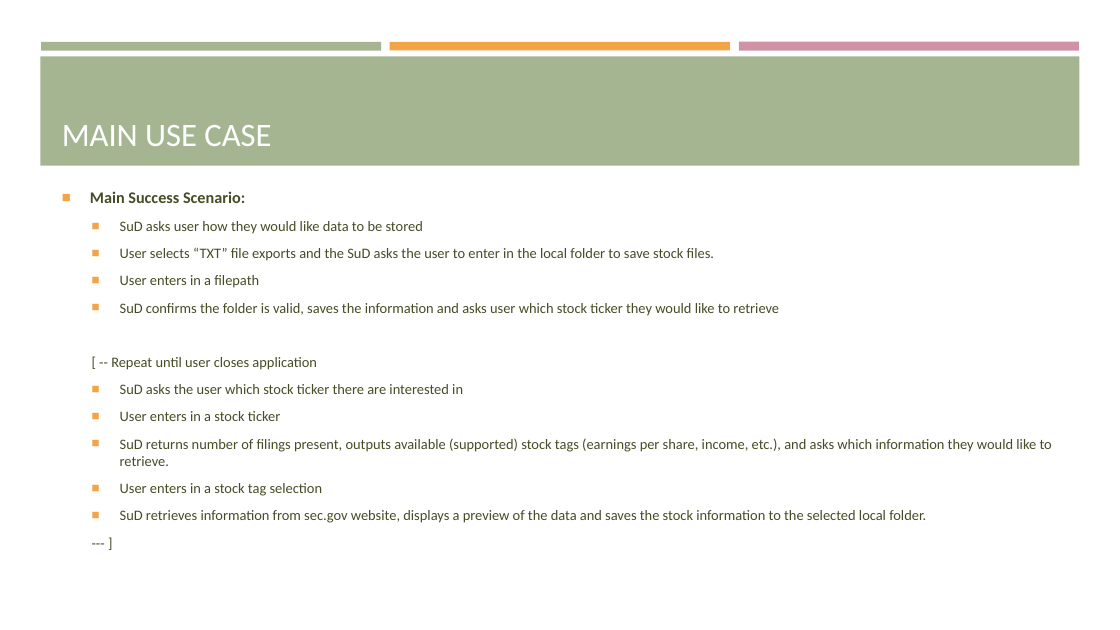
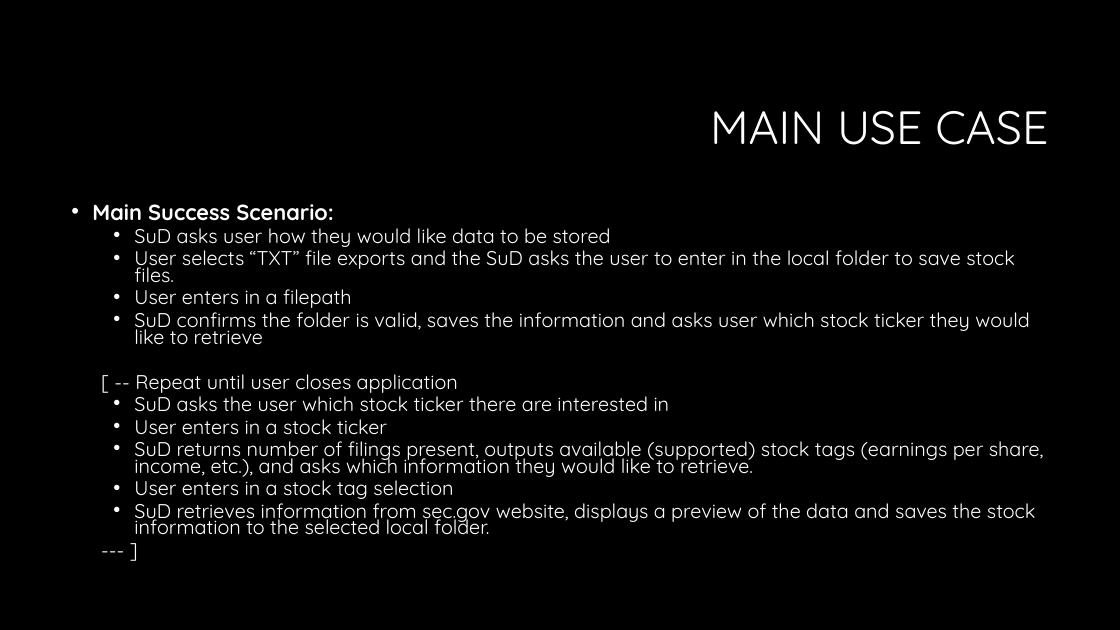
Before and after one commit to hedeen/tp_2_stockmate, a slide deck: slide 4 of tp_2_stockmate/documentation/TP_2_2_Presentation_StockMate.pptx (slide 3 before the commit). Drawn at 1120x630 pixels with LibreOffice and Linux fonts; fonts in the diff are those of the drawing; background and template pictures are left out. Boxes give left, top, right and bottom in pixels: in the first picture for what was removed or moved away, otherwise in the second. Text is boxed around its words. In the diff, an @@ line names an element or a change of style, - is before the commit and + after.

Commit message:
updated powerpoint: includes uml diagram, updated background, formatting

```diff
--- a/tp_2_stockmate/documentation/TP_2_2_Presentation_StockMate.pptx
+++ b/tp_2_stockmate/documentation/TP_2_2_Presentation_StockMate.pptx
@@ background #FFFFFF to #000000 @@
@@ rectangle removed at [40,56,1080,166] @@
@@ rectangle removed at [41,42,381,50] @@
@@ rectangle removed at [390,42,730,50] @@
@@ rectangle removed at [739,42,1079,51] @@
@@ title "MAIN USE CASE": place and size @@
-title "MAIN USE CASE" at [62,125,271,146]
+title "MAIN USE CASE" at [710,111,1048,145]
@@ title "MAIN USE CASE" at [710,111,1048,145]: size 28 to 40 pt, font Calibri to Quicksand; alignment left to right; line spacing 1 to 0.9; vertical alignment bottom to middle @@
@@ text "Main Success Scenario:": place and size @@
-text "Main Success Scenario:" at [90,191,1052,523]
+text "Main Success Scenario:" at [92,204,1044,535]
@@ text "Main Success Scenario:" at [92,204,1044,535]: size 13.9 to 18.7 pt in "Main Success Scenario:"; font Calibri to Quicksand, text colour #444D26 to #FFFFFF, size 12.4 to 17 pt; bullet ■ to •; line spacing 1 to 0.7; more space between paragraphs; less space between paragraphs; vertical alignment middle to top @@
```
Also in this commit, not shown: 5 other slides changed, 3 slides added, 1 slide removed.
